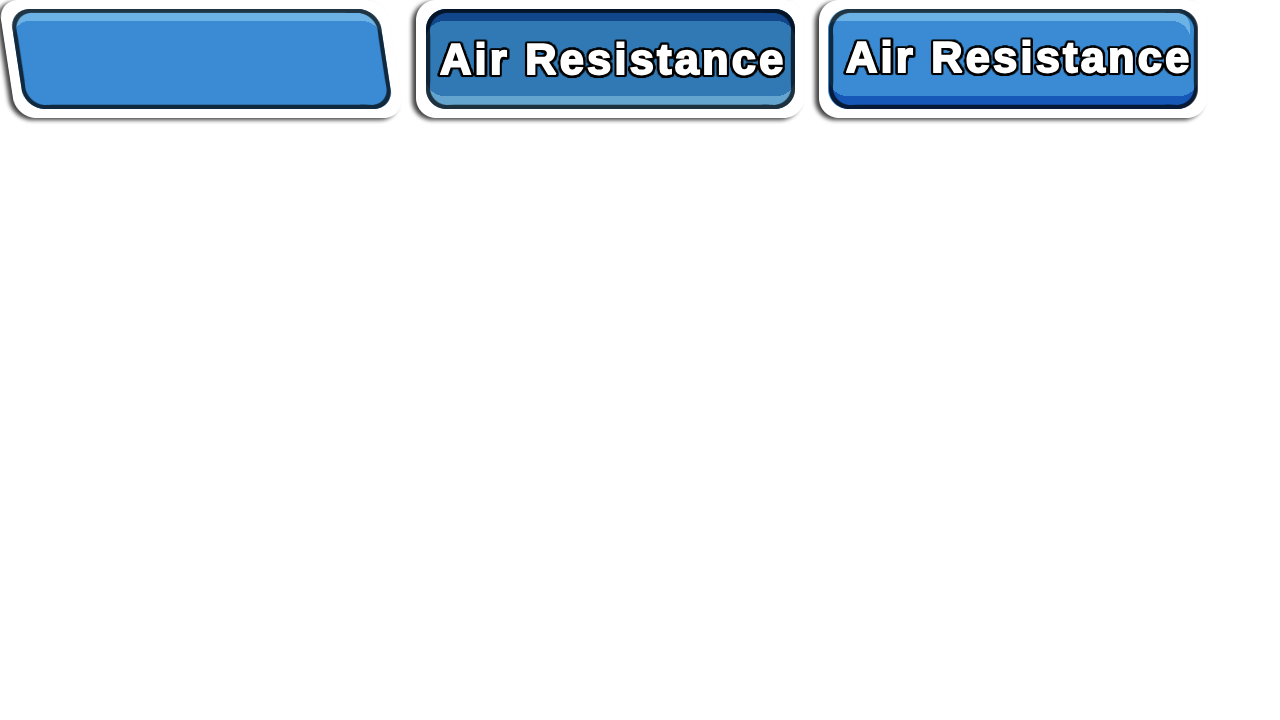
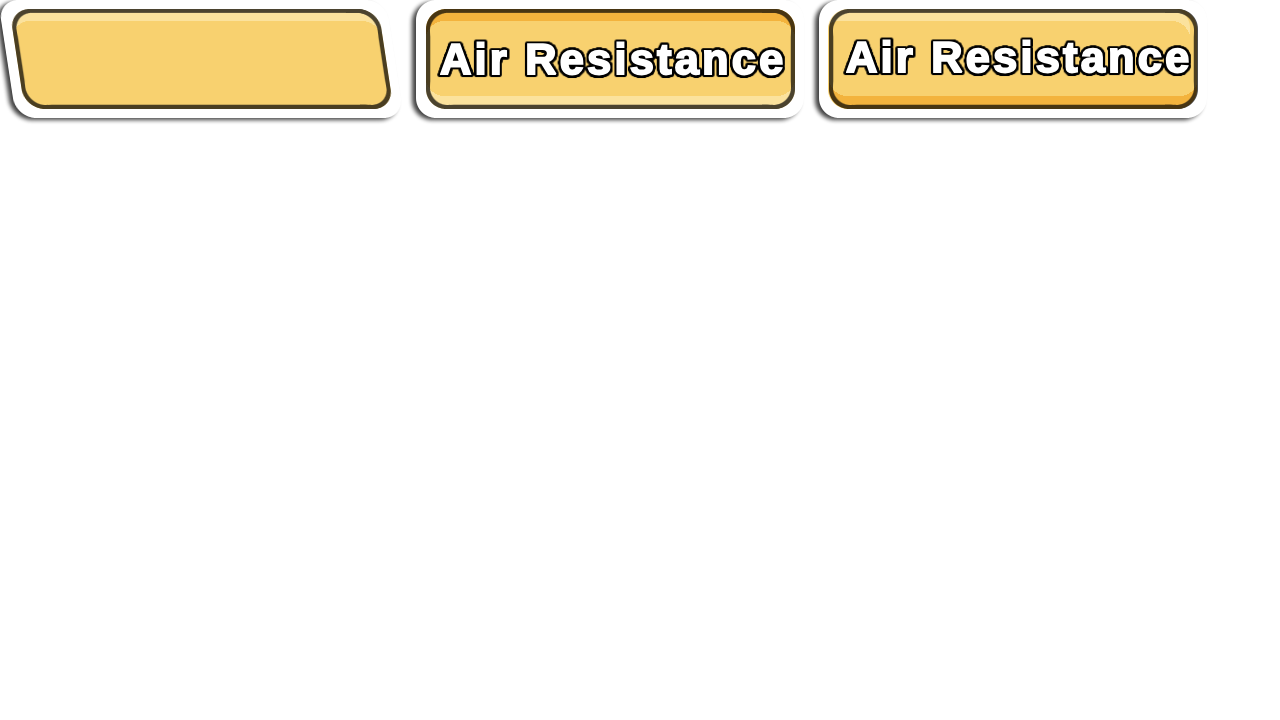
Layered file, before and after one edit (1280x720). Changes by layer:
painted on "Layer 3 copy 8" over (426, 9, 795, 109)
painted on "Layer 3 copy 16" over (11, 9, 392, 109)
painted on "Layer 3" over (828, 9, 1197, 109)
